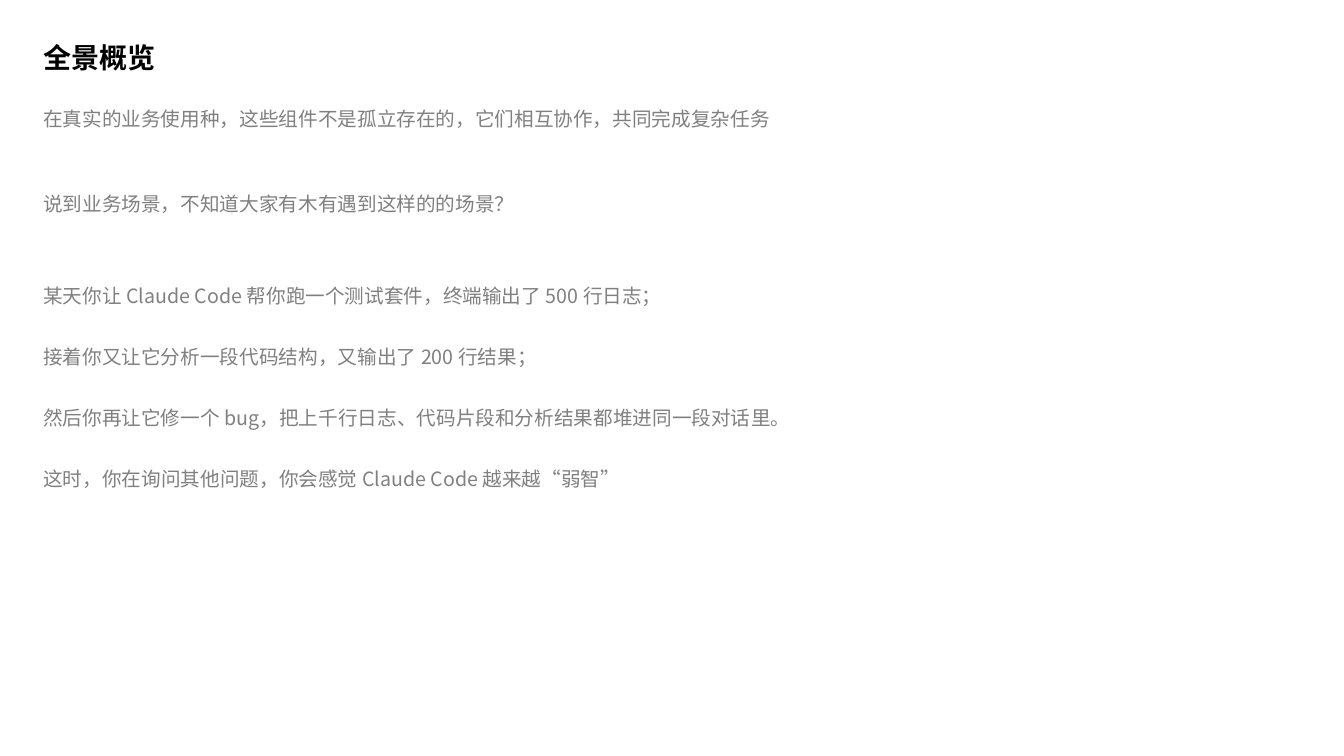
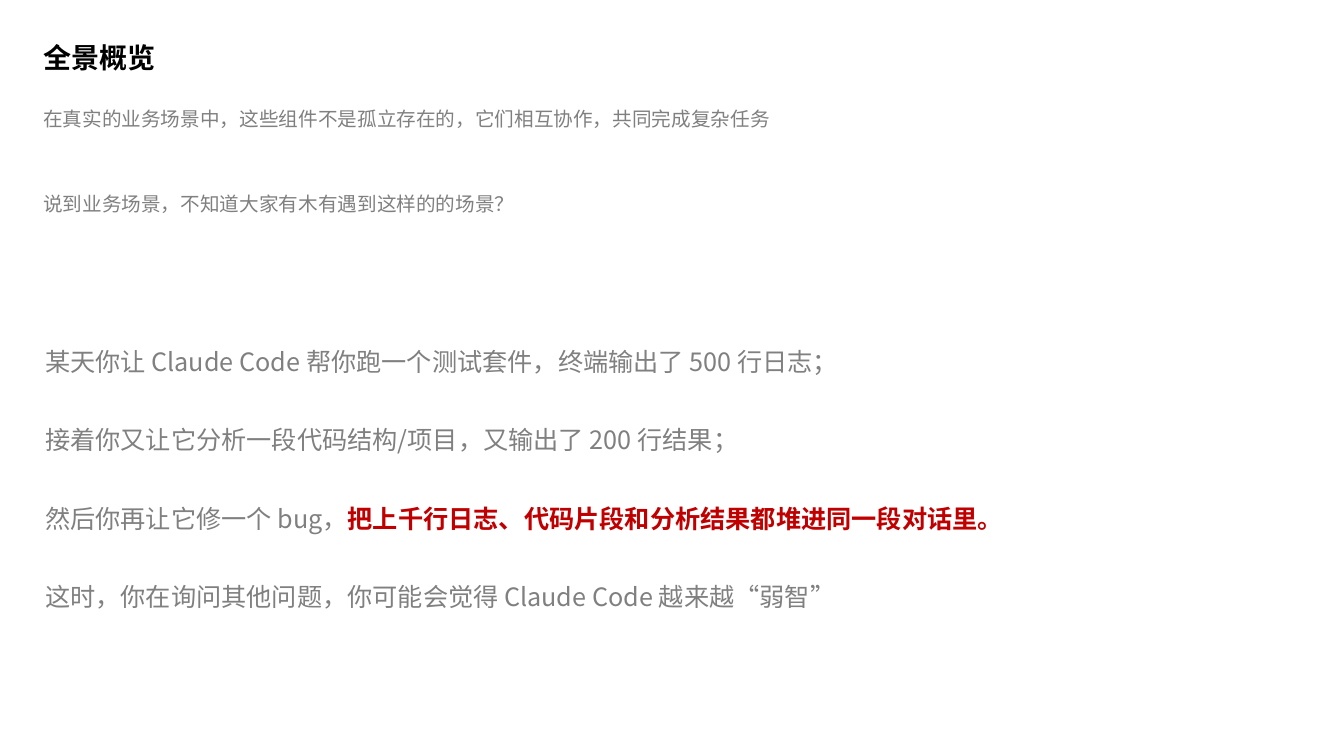
Before and after one commit to enson0131/vitePress-blob, a slide deck: slide 6 of docs/public/assets/ppt/Claude Code 中的 SubAgent.pptx. Drawn at 1344x756 pixels with LibreOffice and Linux fonts; fonts in the diff are those of the drawing; background and template pictures are left out. Boxes give left, top, right and bottom in pixels: in the first picture for what was removed or moved away, otherwise in the second. Text is boxed around its words. In the diff, an @@ line names an element or a change of style, - is before the commit and + after.

```diff
--- a/docs/public/assets/ppt/Claude Code 中的 SubAgent.pptx
+++ b/docs/public/assets/ppt/Claude Code 中的 SubAgent.pptx
@@ text at [43, 109, 769, 213]: text changed @@
-在真实的业务使用种，这些组件不是孤立存在的，它们相互协作，共同完成复杂任务
-说到业务场景，不知道大家有木有遇到这样的的场景？
-某天你让 Claude Code 帮你跑一个测试套件，终端输出了 500 行日志；
-接着你又让它分析一段代码结构，又输出了 200 行结果；
-然后你再让它修一个 bug，把上千行日志、代码片段和分析结果都堆进同一段对话里。
-这时，你在询问其他问题，你会感觉 Claude Code 越来越“弱智”
+在真实的业务场景中，这些组件不是孤立存在的，它们相互协作，共同完成复杂任务
+说到业务场景，不知道大家有木有遇到这样的的场景？
@@ text added at [45, 350, 1003, 609], 18 pt, text #808080 @@
+某天你让 Claude Code 帮你跑一个测试套件，终端输出了 500 行日志；
+接着你又让它分析一段代码结构/项目，又输出了 200 行结果；
+然后你再让它修一个 bug，把上千行日志、代码片段和分析结果都堆进同一段对话里。
+这时，你在询问其他问题，你可能会觉得 Claude Code 越来越“弱智”
```
Also in this commit, not shown: 11 other slides changed, 1 other file.
